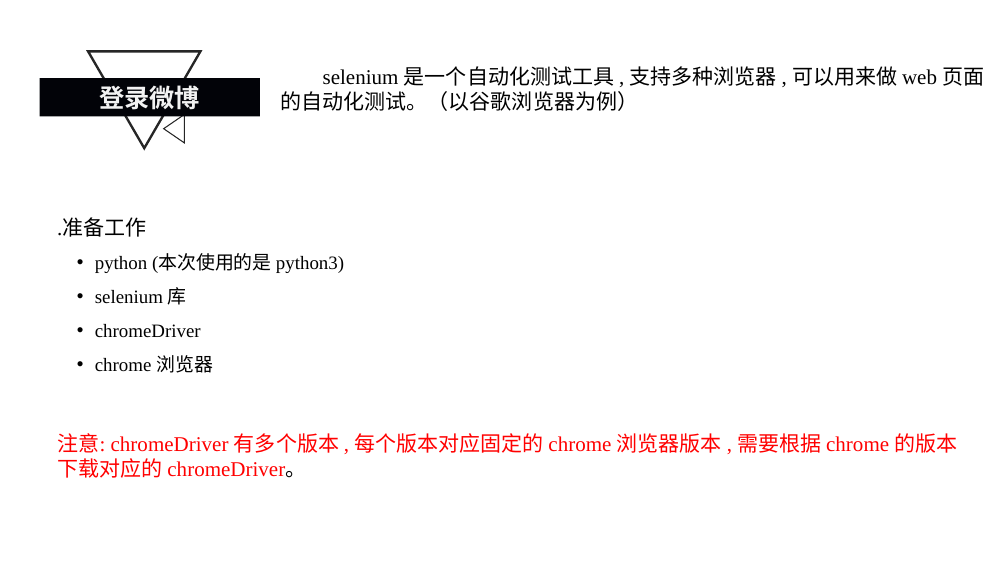
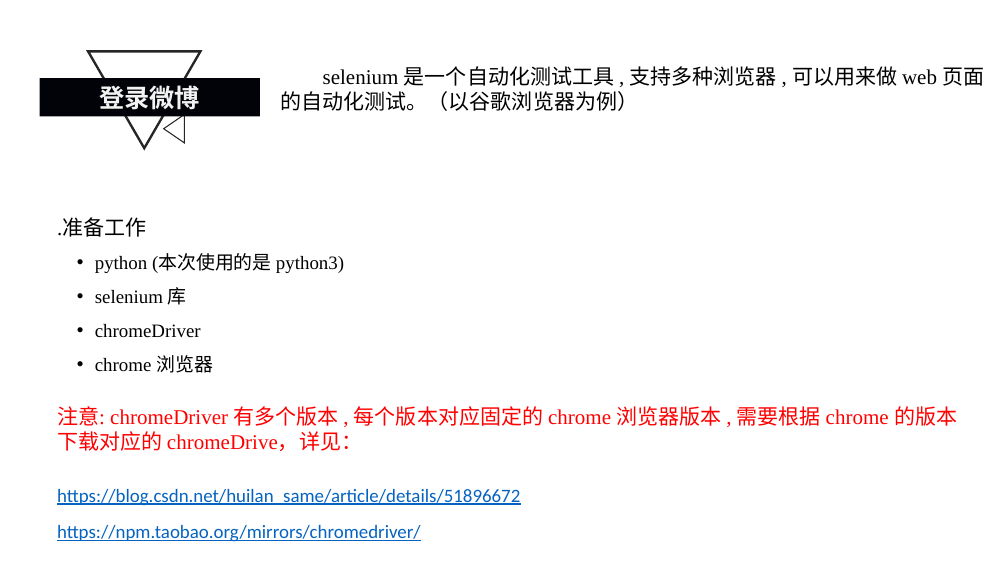
Before and after one commit to feitao1993/WebCrawer, a slide deck: slide 19 of 爬虫知识讲解/网络爬虫技术入门讲解_费涛_20190329.pptx. Drawn at 1008x567 pixels with LibreOffice and Linux fonts; fonts in the diff are those of the drawing. Boxes give left, top, right and bottom in pixels: in the first picture for what was removed or moved away, otherwise in the second. Text is boxed around its words. In the diff, an @@ line names an element or a change of style, - is before the commit and + after.

Commit message:
first commit

```diff
--- a/爬虫知识讲解/网络爬虫技术入门讲解_费涛_20190329.pptx
+++ b/爬虫知识讲解/网络爬虫技术入门讲解_费涛_20190329.pptx
@@ text at (x1=57, y1=406, x2=957, y2=451): text changed @@
-注意: chromeDriver 有多个版本 , 每个版本对应固定的 chrome 浏览器版本 , 需要根据 chrome 的版本下载对应的 chromeDriver。
+注意: chromeDriver 有多个版本 , 每个版本对应固定的 chrome 浏览器版本 , 需要根据 chrome 的版本下载对应的 chromeDrive，详见：
@@ text added at (x1=57, y1=489, x2=520, y2=506), 18 pt, text #0563C1, underline @@
+https://blog.csdn.net/huilan_same/article/details/51896672
@@ text added at (x1=57, y1=525, x2=421, y2=542), 18 pt, text #0563C1, underline @@
+https://npm.taobao.org/mirrors/chromedriver/
```
